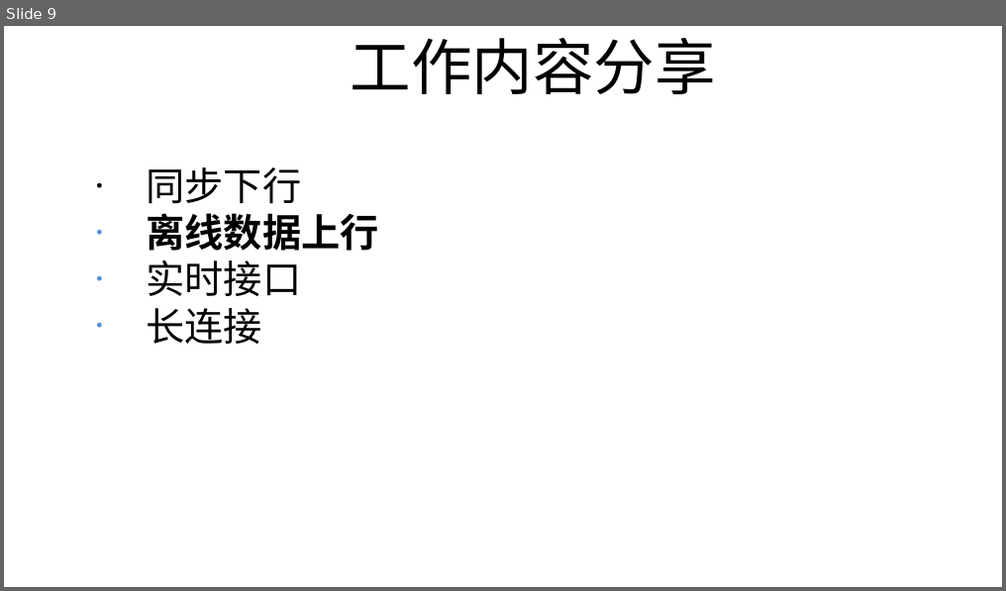
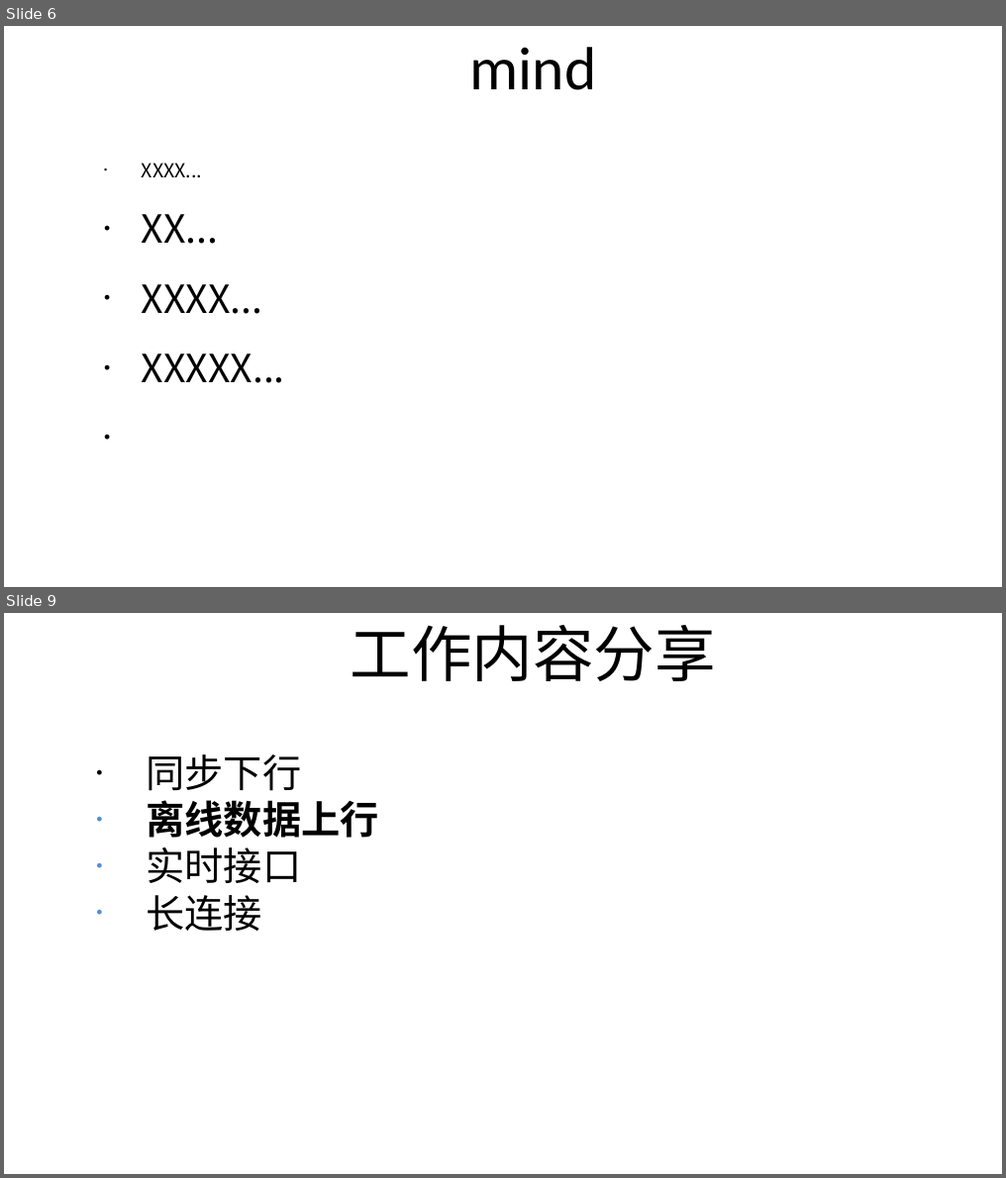
Before and after one commit to coderGun/gene, a slide deck: 入职分享_任勇.odp. Shown one above the other, each under a label of ours: slide 9 before the commit, slides 6 and 9 after it; the slides between them are not shown. The pictures are 1006x591 and 1006x1178 pixels, drawn with LibreOffice and Linux fonts; fonts in the diff are those of the drawing. Boxes give left, top, right and bottom in pixels: in the first picture for what was removed or moved away, otherwise in the second. Text is boxed around its words. In the diff, an @@ line names an element or a change of style, - is before the commit and + after.

```diff
--- a/入职分享_任勇.odp
+++ b/入职分享_任勇.odp
@@ slide 6 added at box(4, 26, 1002, 587), background #FFFFFF @@
@@ title added at box(469, 47, 596, 90), 44 pt, text #000000 @@
+mind
@@ text added at box(142, 163, 285, 383), 28 pt, text #000000 @@
+• XXXX...
+• XX...
+• XXXX...
+• XXXXX...
```
Also in this commit, not shown: 2 other slides added, 3 slides removed, 15 other files.
